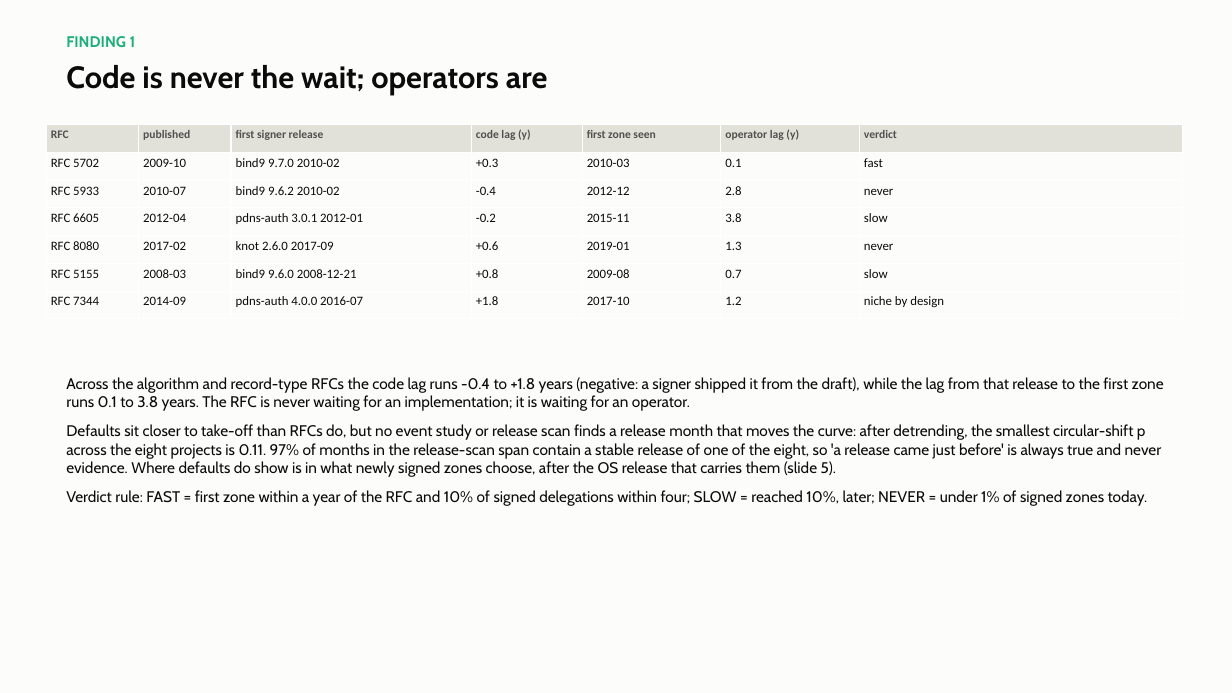
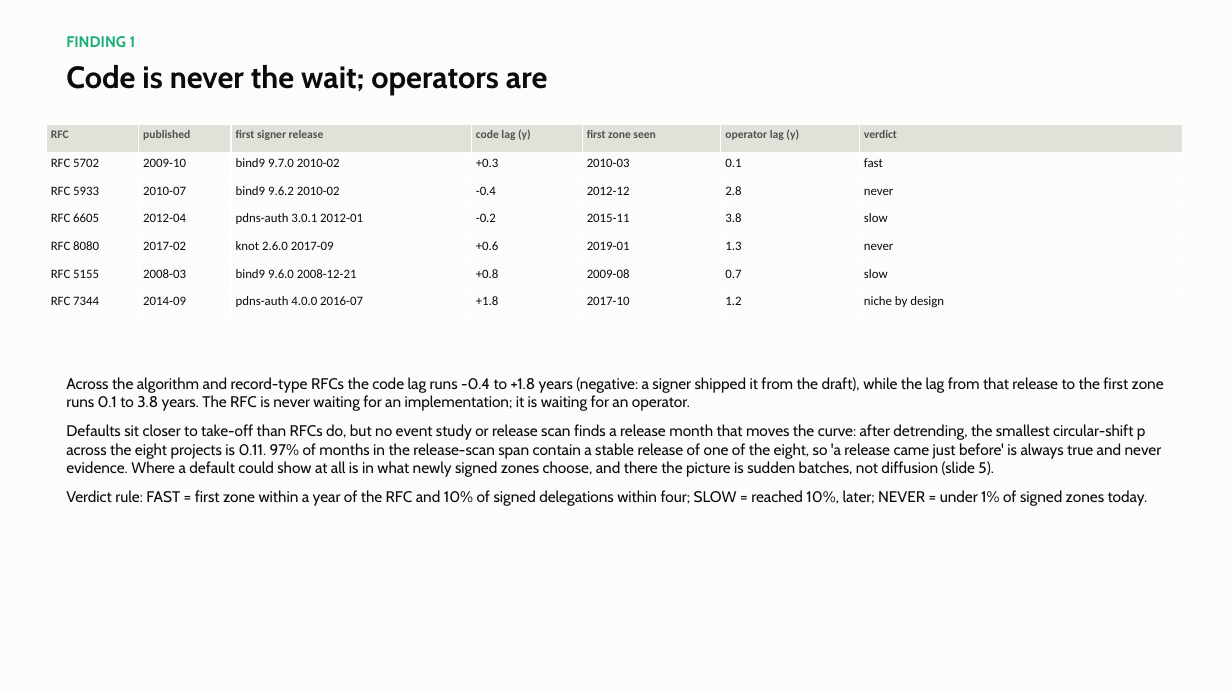
Before and after one commit to j776w781/rfc_adoption, a slide deck: slide 3 of out/analysis/dnssec_software_summary.pptx. Drawn at 1232x693 pixels with LibreOffice and Linux fonts; fonts in the diff are those of the drawing. Boxes give left, top, right and bottom in pixels: in the first picture for what was removed or moved away, otherwise in the second. Text is boxed around its words. In the diff, an @@ line names an element or a change of style, - is before the commit and + after.

```diff
--- a/out/analysis/dnssec_software_summary.pptx
+++ b/out/analysis/dnssec_software_summary.pptx
@@ text at [66, 424, 1162, 477]: text changed @@
-Defaults sit closer to take-off than RFCs do, but no event study or release scan finds a release month that moves the curve: after detrending, the smallest circular-shift p across the eight projects is 0.11. 97% of months in the release-scan span contain a stable release of one of the eight, so 'a release came just before' is always true and never evidence. Where defaults do show is in what newly signed zones choose, after the OS release that carries them (slide 5).
+Defaults sit closer to take-off than RFCs do, but no event study or release scan finds a release month that moves the curve: after detrending, the smallest circular-shift p across the eight projects is 0.11. 97% of months in the release-scan span contain a stable release of one of the eight, so 'a release came just before' is always true and never evidence. Where a default could show at all is in what newly signed zones choose, and there the picture is sudden batches, not diffusion (slide 5).
```
Also in this commit, not shown: 5 other slides changed, 8 other files.
